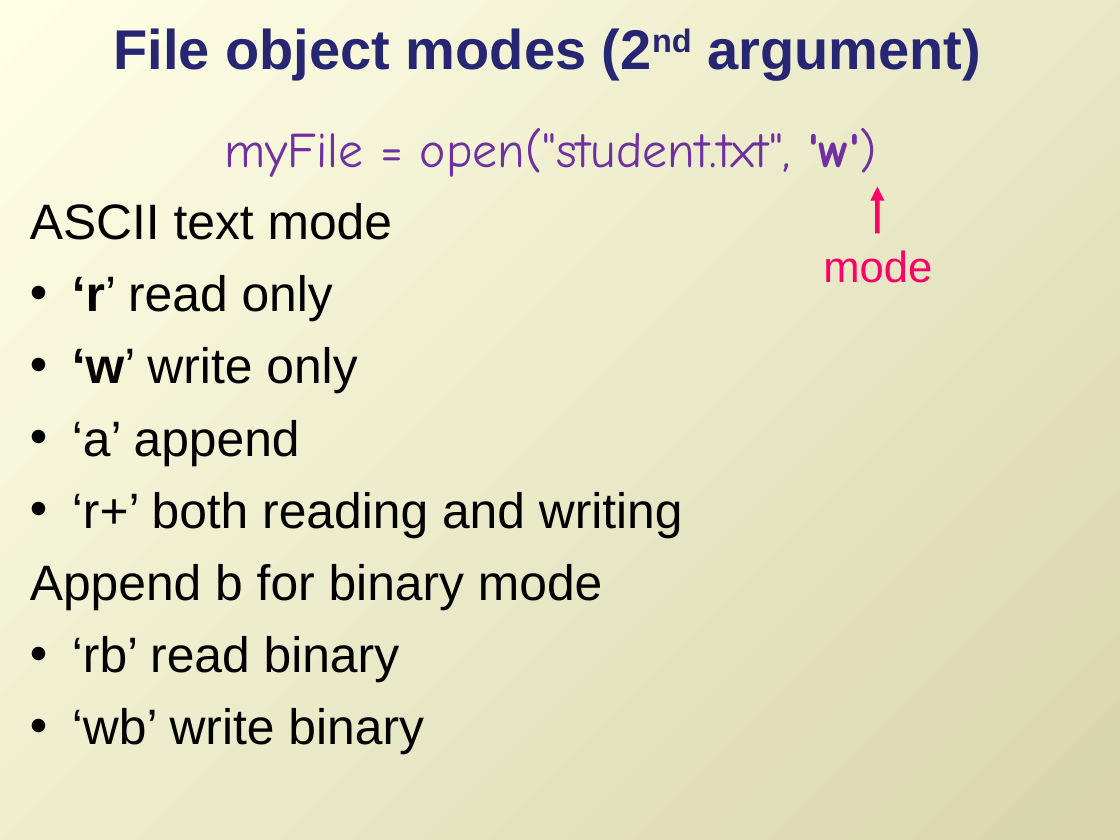
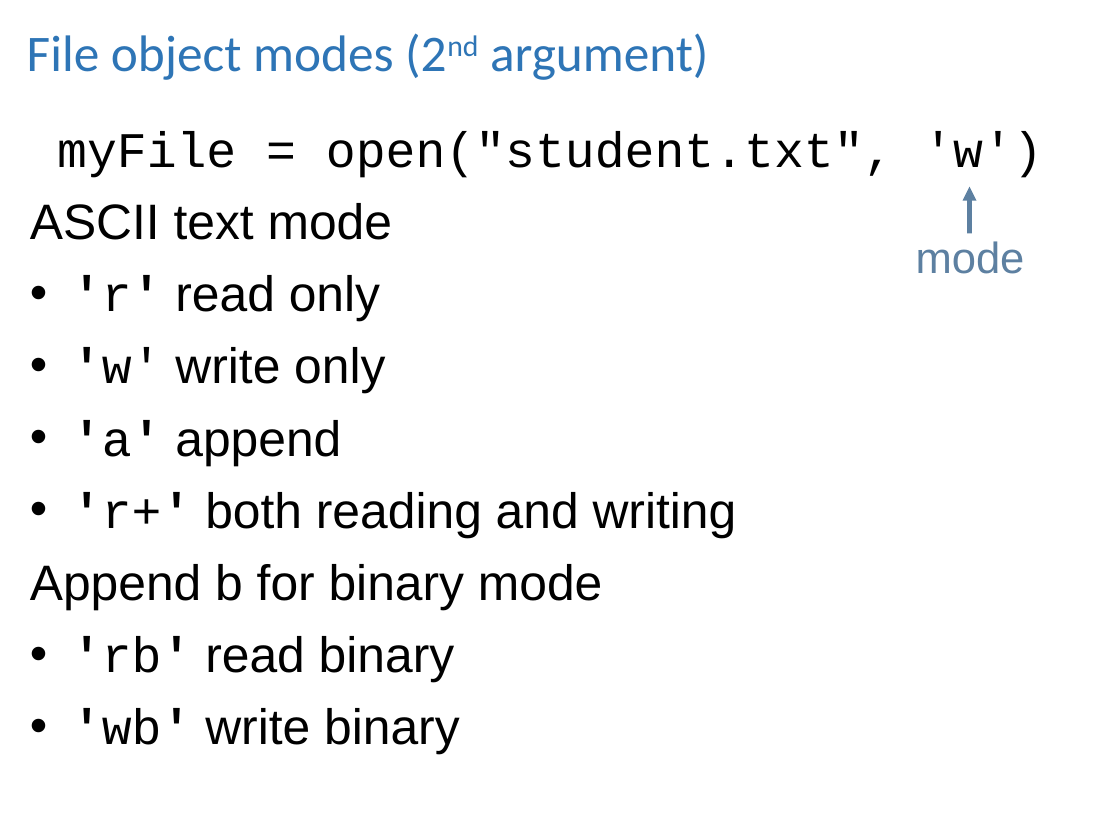
Before and after one commit to lgtateos/gis540, a slide deck: slide 9 of slides/fileIO.ppt (slide 10 before the commit). Drawn at 1120x840 pixels with LibreOffice and Linux fonts; fonts in the diff are those of the drawing. Boxes give left, top, right and bottom in pixels: in the first picture for what was removed or moved away, otherwise in the second. Text is boxed around its words. In the diff, an @@ line names an element or a change of style, - is before the commit and + after.

```diff
--- a/slides/fileIO.ppt
+++ b/slides/fileIO.ppt
@@ background gradient #FFFFE6 to #D7D6AE to #FFFFFF @@
@@ title "File object modes (2nd argument)": place and size @@
-title "File object modes (2nd argument)" at (114,28,981,78)
+title "File object modes (2nd argument)" at (27,33,708,80)
@@ title "File object modes (2nd argument)" at (27,33,708,80): size 36 to 33 pt, font Arial to Calibri, text colour #262673 to #2E75B6, bold off @@
@@ text at (57,131,1042,178): font Comic Neue to Courier New, text colour #7030A0 to #000000 in "myFile = open("student.txt", 'w')"; bold off in "'w')" @@
@@ arrow moved from (877, 233) - (877, 187) to (970, 233) - (970, 187) @@
@@ arrow (970, 233) - (970, 187): stroke #FF0066 3 pt to #5D80A1 3 pt @@
@@ text "mode": place and size @@
-text "mode" at (823,250,932,283)
+text "mode" at (916,241,1025,274)
@@ text "mode" at (916,241,1025,274): text colour #FF0066 to #5D80A1 @@
@@ text at (72,275,737,538): text changed @@
-• ‘r’ read only
-• ‘w’ write only
-• ‘a’ append
-• ‘r+’ both reading and writing
+• 'r' read only
+• 'w' write only
+• 'a' append
+• 'r+' both reading and writing
@@ text at (72,636,460,755): text changed @@
-• ‘rb’ read binary
-• ‘wb’ write binary
+• 'rb' read binary
+• 'wb' write binary
```
Also in this commit, not shown: 23 other slides changed, 13 slides added, 3 slides removed.
